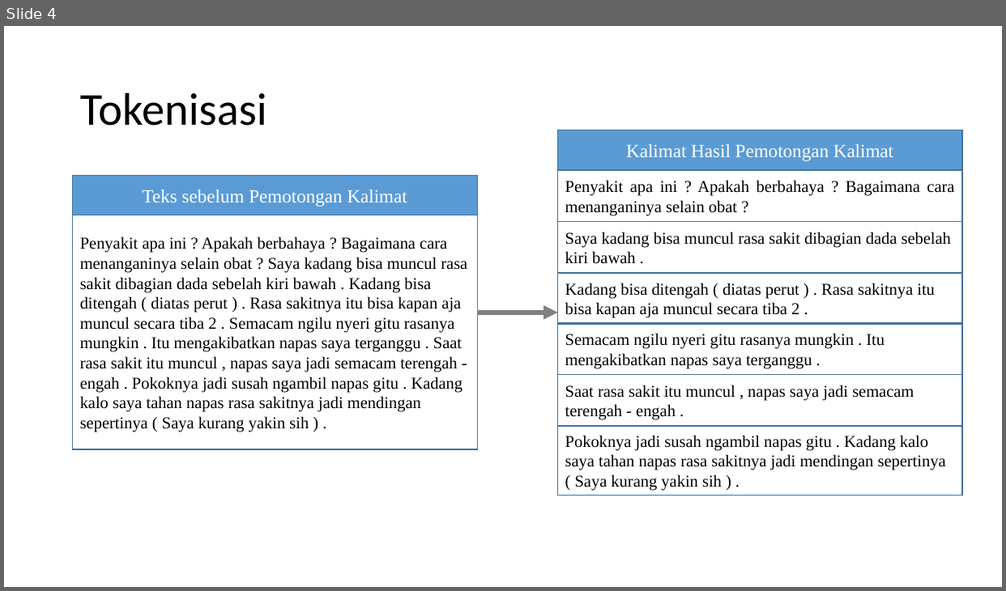
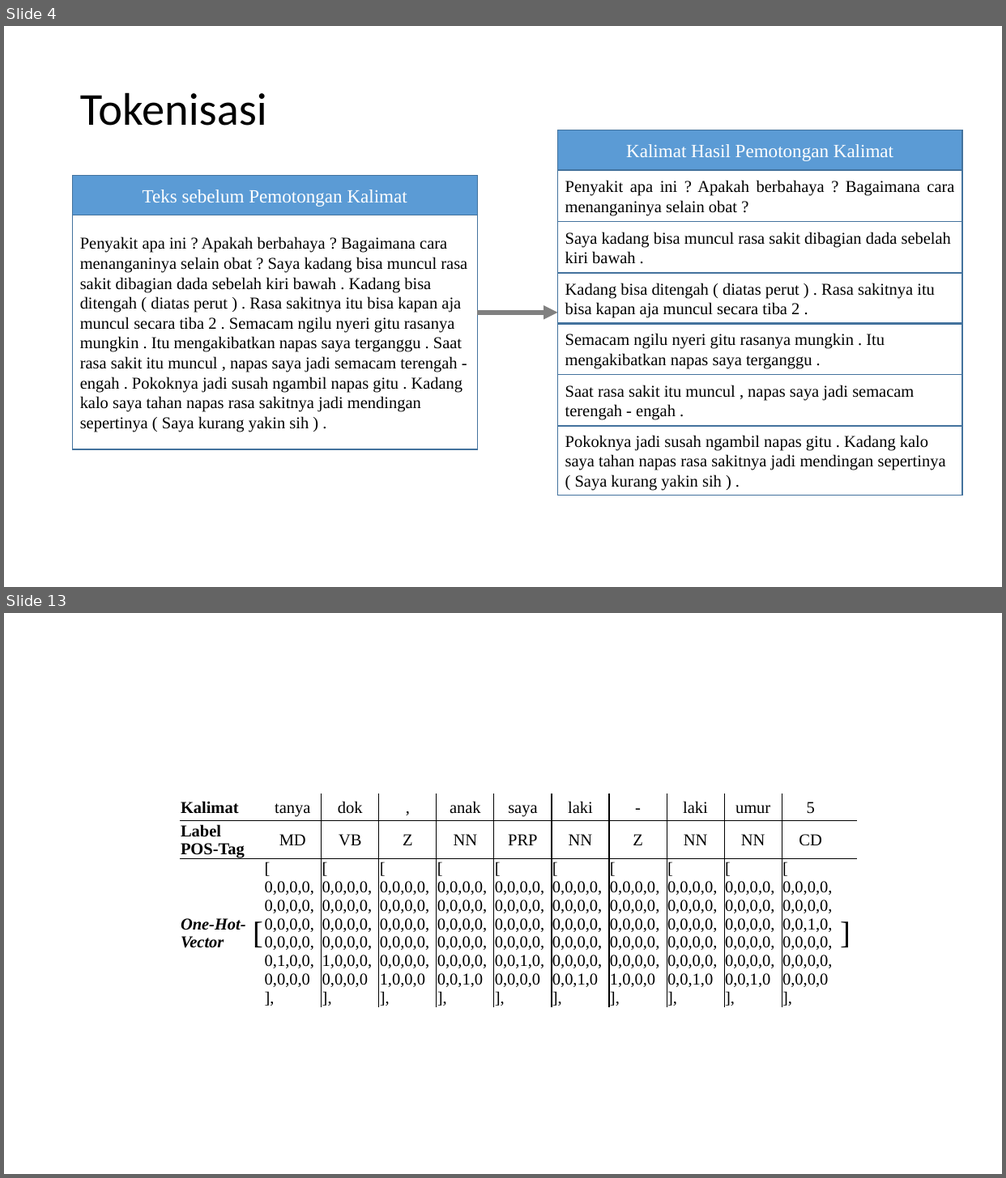
Before and after one commit to valdirachman/srl-doc, a slide deck: images/MER for QA.pptx. Shown one above the other, each under a label of ours: slide 4 before the commit, slides 4 and 13 after it; the slides between them are not shown. The pictures are 1006x591 and 1006x1178 pixels, drawn with LibreOffice and Linux fonts; fonts in the diff are those of the drawing. Boxes give left, top, right and bottom in pixels: in the first picture for what was removed or moved away, otherwise in the second. Text is boxed around its words. In the diff, an @@ line names an element or a change of style, - is before the commit and + after.

```diff
--- a/images/MER for QA.pptx
+++ b/images/MER for QA.pptx
@@ slide 13 added at <box>4,613,1002,1174</box>, background #FFFFFF @@
@@ table added at <box>180,794,858,1023</box>, 3 rows, 13 columns @@
+Kalimat |  | tanya | dok | , | anak | saya | laki | - | laki | umur | 5 | 
+Label POS-Tag |  | MD | VB | Z | NN | PRP | NN | Z | NN | NN | CD | 
+One-Hot-Vector | [ | [ / 0,0,0,0,0,0,0,0,0,0,0,0,0,0,0,0,0,1,0,0,0,0,0,0 / ], | [ / 0,0,0,0,0,0,0,0,0,0,0,0,0,0,0,0,1,0,0,0,0,0,0,0 / ], | [ / 0,0,0,0,0,0,0,0,0,0,0,0,0,0,0,0,0,0,0,0,1,0,0,0 / ], | [ / 0,0,0,0,0,0,0,0,0,0,0,0,0,0,0,0,0,0,0,0,0,0,1,0 / ], | [ / 0,0,0,0,0,0,0,0,0,0,0,0,0,0,0,0,0,0,1,0,0,0,0,0 / ], | [ / 0,0,0,0,0,0,0,0,0,0,0,0,0,0,0,0,0,0,0,0,0,0,1,0 / ], | [ / 0,0,0,0,0,0,0,0,0,0,0,0,0,0,0,0,0,0,0,0,1,0,0,0 / ], | [ / 0,0,0,0,0,0,0,0,0,0,0,0,0,0,0,0,0,0,0,0,0,0,1,0 / ], | [ / 0,0,0,0,0,0,0,0,0,0,0,0,0,0,0,0,0,0,0,0,0,0,1,0 / ], | [ / 0,0,0,0,0,0,0,0,0,0,1,0,0,0,0,0,0,0,0,0,0,0,0,0 / ], | ]
```
Also in this commit, not shown: 1 slide changed, 11 other slides added, 39 other files.
